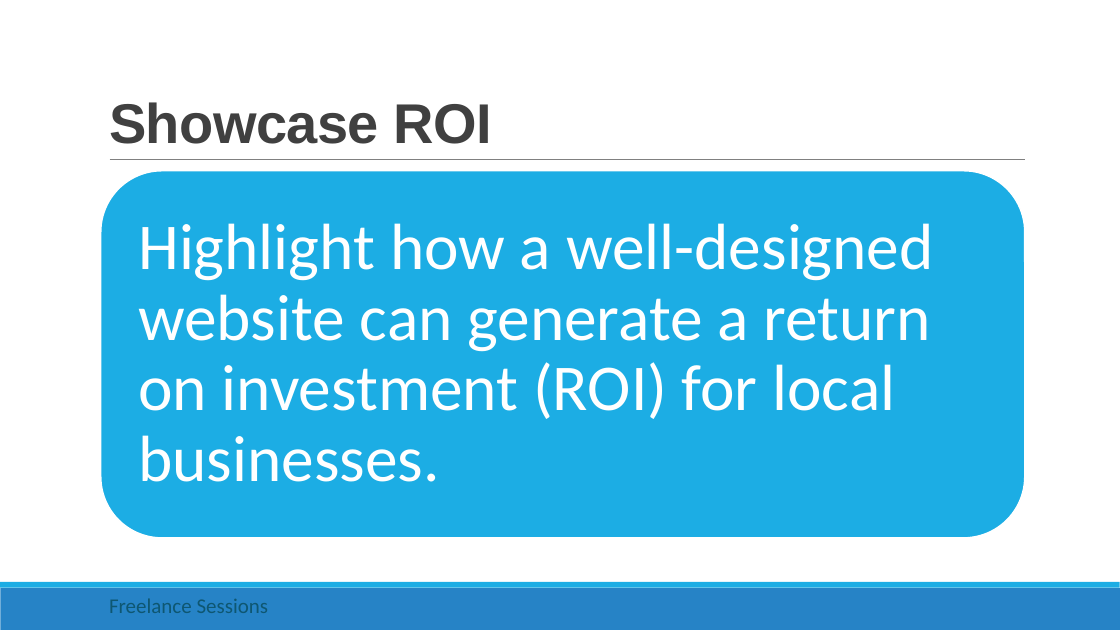
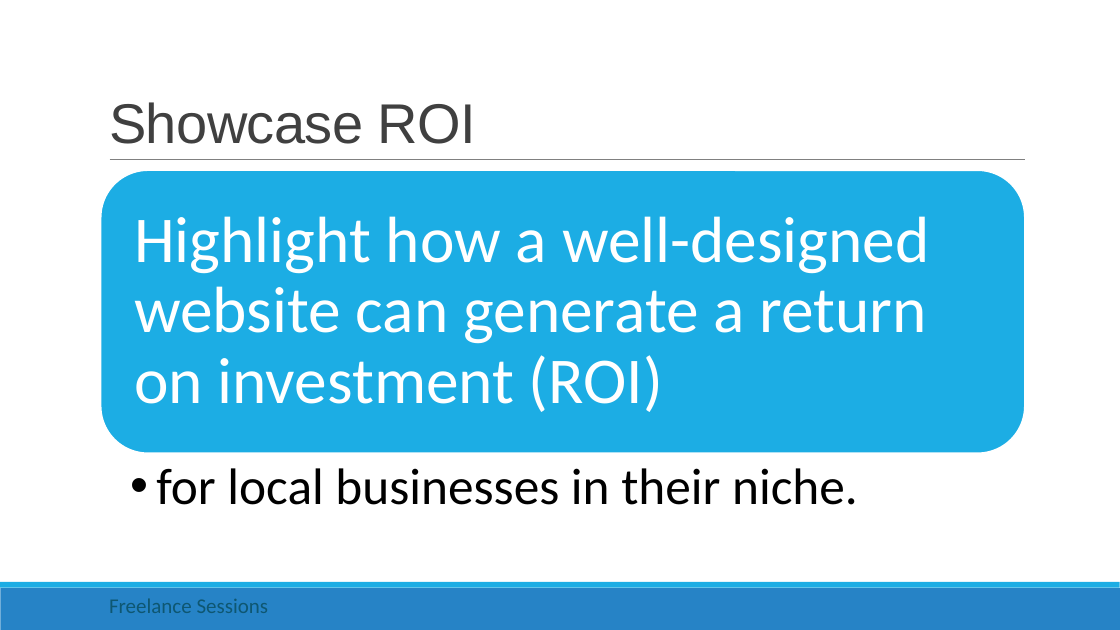
Before and after one commit to rishigujadhur1/Slides, a slide deck: slide 11 of Freelancing/Freelance Session 0 - Foundation.pptx (slide 7 before the commit). Drawn at 1120x630 pixels with LibreOffice and Linux fonts; fonts in the diff are those of the drawing. Boxes give left, top, right and bottom in pixels: in the first picture for what was removed or moved away, otherwise in the second. Text is boxed around its words. In the diff, an @@ line names an element or a change of style, - is before the commit and + after.

```diff
--- a/Freelancing/Freelance Session 0 - Foundation.pptx
+++ b/Freelancing/Freelance Session 0 - Foundation.pptx
@@ title "Showcase ROI" at [109,102,476,144]: bold off @@
@@ rounded rectangle: place and size @@
-rounded rectangle at [101,171,1025,538]
+rounded rectangle at [101,171,1025,454]
@@ text at [134,216,930,412]: text changed @@
-Highlight how a well-designed website can generate a return on investment (ROI) for local businesses.
+Highlight how a well-designed website can generate a return on investment (ROI)
@@ text added at [156,468,858,505], 44 pt, text #000000 @@
+  • for local businesses in their niche.
```
Also in this commit, not shown: 2 other slides changed, 7 slides added, 3 slides removed.
